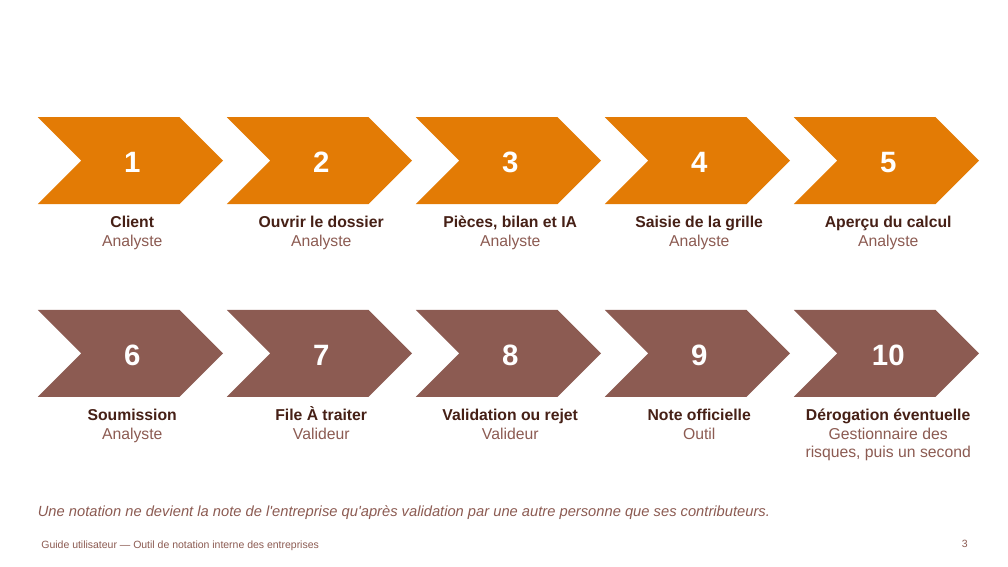
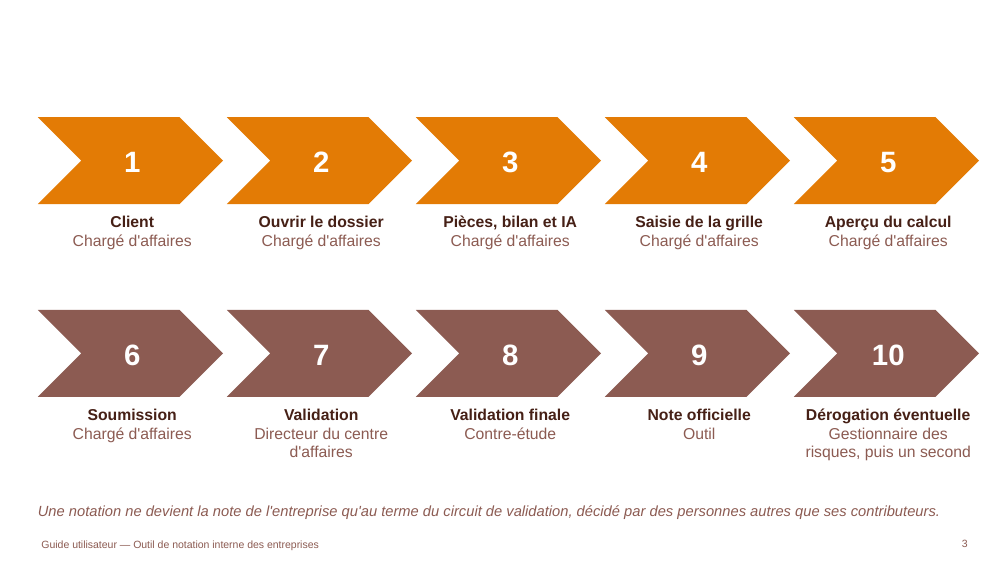
Before and after one commit to tariqeddoumi/Entreprise-scoring-cl, a slide deck: slide 3 of docs/guides/Guide_utilisateur_outil_notation.pptx. Drawn at 1008x567 pixels with LibreOffice and Linux fonts; fonts in the diff are those of the drawing; background and template pictures are left out. Boxes give left, top, right and bottom in pixels: in the first picture for what was removed or moved away, otherwise in the second. Text is boxed around its words. In the diff, an @@ line names an element or a change of style, - is before the commit and + after.

```diff
--- a/docs/guides/Guide_utilisateur_outil_notation.pptx
+++ b/docs/guides/Guide_utilisateur_outil_notation.pptx
@@ text at (73, 234, 192, 250): text changed @@
-Analyste
+Chargé d'affaires
@@ text at (262, 234, 381, 250): text changed @@
-Analyste
+Chargé d'affaires
@@ text at (451, 234, 570, 250): text changed @@
-Analyste
+Chargé d'affaires
@@ text at (640, 234, 759, 250): text changed @@
-Analyste
+Chargé d'affaires
@@ text at (829, 234, 948, 250): text changed @@
-Analyste
+Chargé d'affaires
@@ text at (254, 408, 388, 457): text changed; text colour #462016 to #8C5B52; bold off @@
-File À traiter
-Valideur
+Validation
+Directeur du centre d'affaires
@@ text at (450, 408, 570, 439): text changed @@
-Validation ou rejet
-Valideur
+Validation finale
+Contre-étude
@@ text at (73, 427, 192, 443): text changed @@
-Analyste
+Chargé d'affaires
@@ text at (38, 505, 940, 519): text changed @@
-Une notation ne devient la note de l'entreprise qu'après validation par une autre personne que ses contributeurs.
+Une notation ne devient la note de l'entreprise qu'au terme du circuit de validation, décidé par des personnes autres que ses contributeurs.
```
Also in this commit, not shown: 6 other slides changed, 2 slides added, 2 other files.
